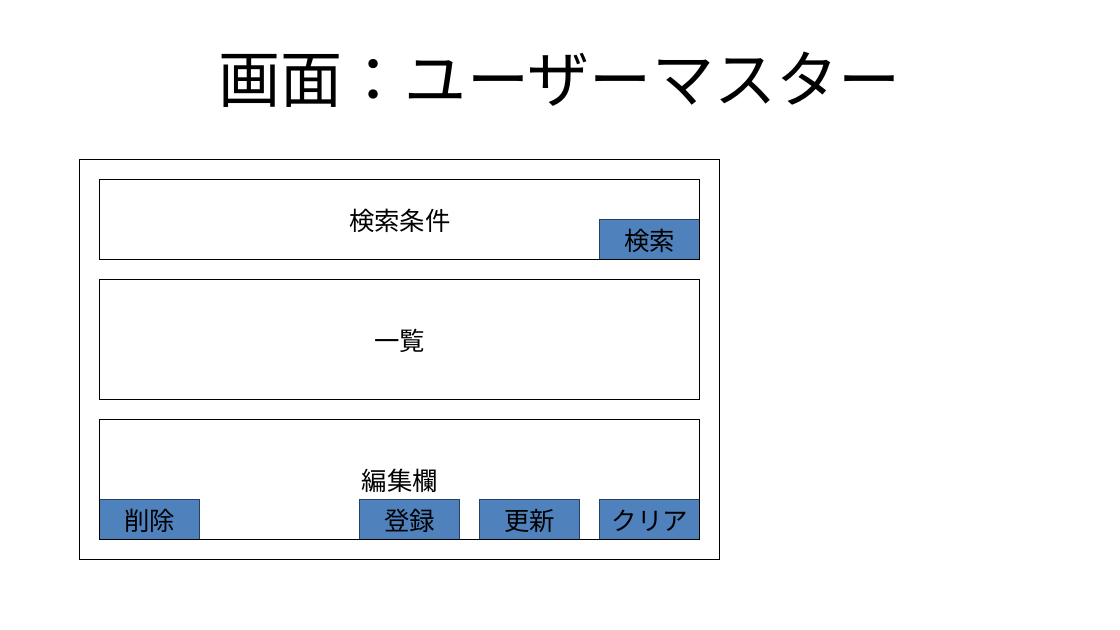
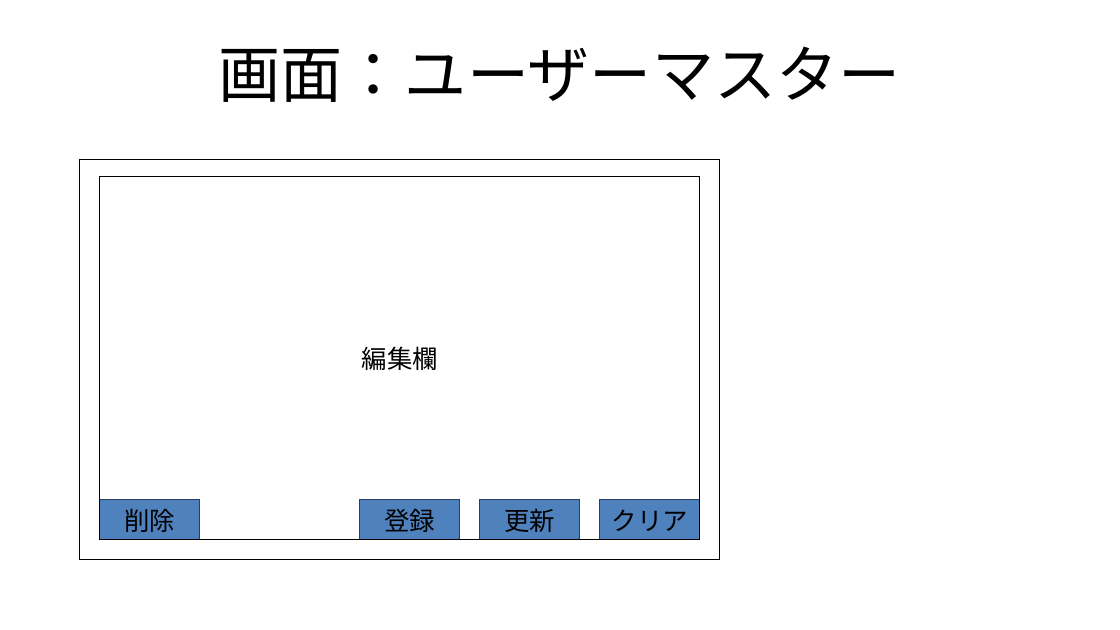
Before and after one commit to roja1988/88_WorkProduct, a slide deck: slide 14 of document/制作物_案.pptx (slide 9 before the commit). Drawn at 1120x630 pixels with LibreOffice and Linux fonts; fonts in the diff are those of the drawing. Boxes give left, top, right and bottom in pixels: in the first picture for what was removed or moved away, otherwise in the second. Text is boxed around its words. In the diff, an @@ line names an element or a change of style, - is before the commit and + after.

Commit message:
エリアマスター、エリアー検索、ログ検索、メインテンプレート、パスワード変更、在庫一覧、ユーザーマスター、ユーザー検索の各画面を追加。

```diff
--- a/document/制作物_案.pptx
+++ b/document/制作物_案.pptx
@@ title "画面：ユーザーマスター" at (219, 46, 901, 102): line spacing 1 to 0.9 @@
@@ rectangle "編集欄": place and size @@
-rectangle "編集欄" at (100, 420, 699, 540)
+rectangle "編集欄" at (100, 176, 699, 540)
@@ rectangle removed at (100, 180, 699, 260) @@
-検索条件
@@ rectangle removed at (601, 221, 700, 260) @@
-検索
@@ rectangle removed at (100, 281, 699, 400) @@
-一覧
```
Also in this commit, not shown: 5 other slides changed, 2 slides added, 10 other files.
